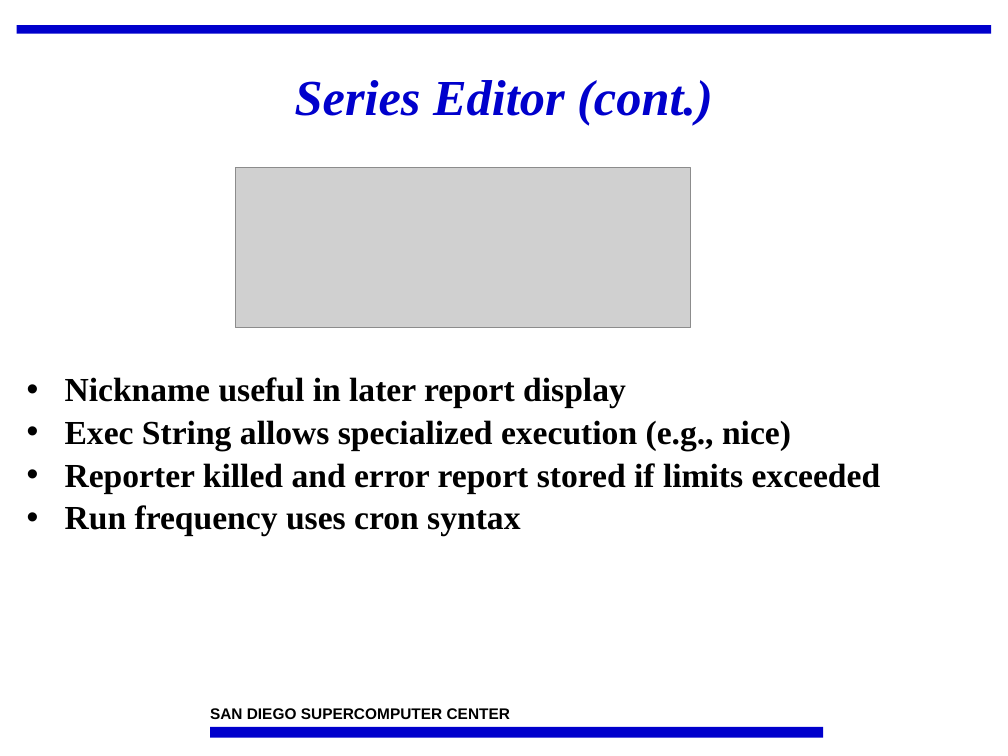
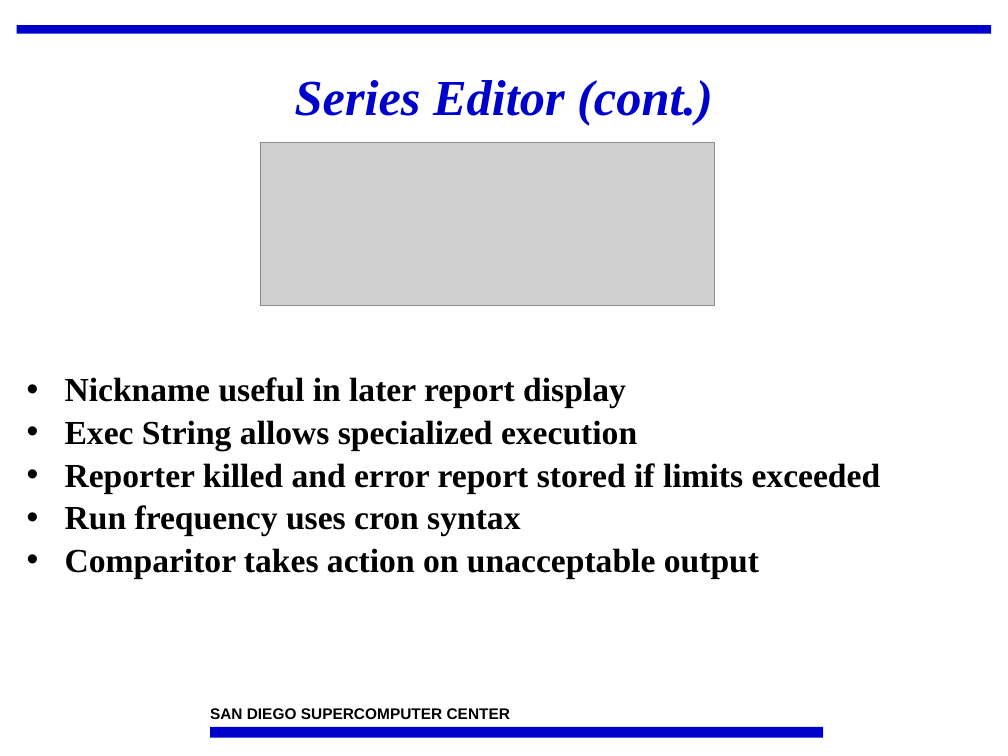
Before and after one commit to IncaProject/inca-xsede, a slide deck: slide 18 of talks/feb-06-workshop/incat.ppt. Drawn at 1008x756 pixels with LibreOffice and Linux fonts; fonts in the diff are those of the drawing; grey boxes stand for pictures; background and template pictures are left out. Boxes give left, top, right and bottom in pixels: in the first picture for what was removed or moved away, otherwise in the second. Text is boxed around its words. In the diff, an @@ line names an element or a change of style, - is before the commit and + after.

Commit message:
More updates.

```diff
--- a/talks/feb-06-workshop/incat.ppt
+++ b/talks/feb-06-workshop/incat.ppt
@@ picture: place and size @@
-picture at <box>235,168,690,328</box>
+picture at <box>260,143,715,305</box>
@@ text at <box>65,420,637,451</box>: text changed @@
-• Exec String allows specialized execution (e.g., nice)
+• Exec String allows specialized execution
@@ text at <box>65,548,759,579</box>: paragraph added @@
+• Comparitor takes action on unacceptable output
```
Also in this commit, not shown: 5 other slides changed, 1 slide added, 1 slide removed.
